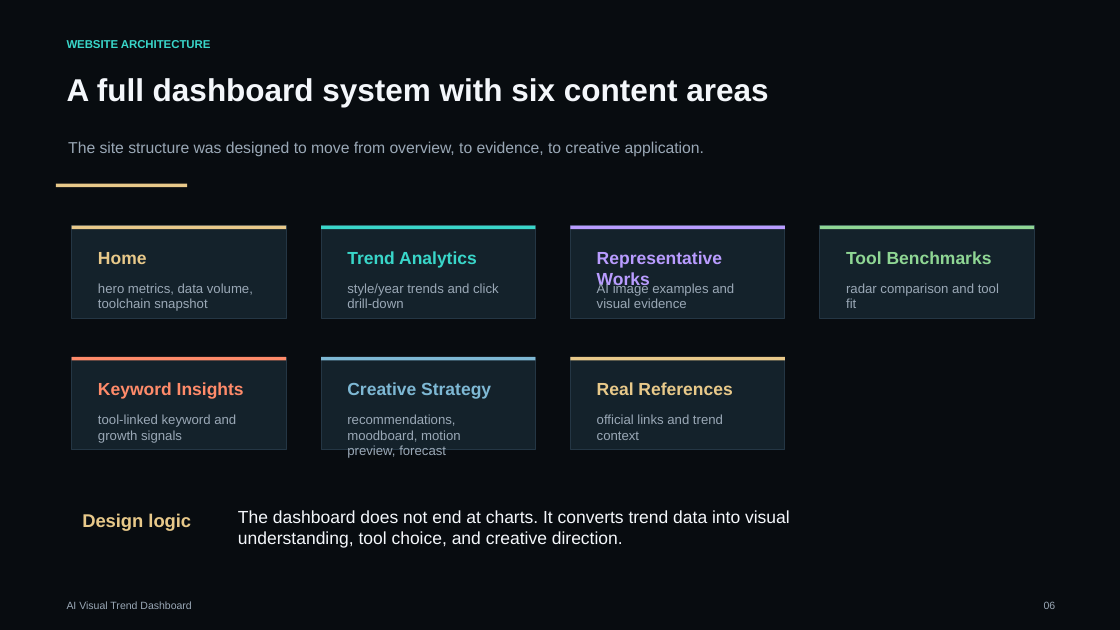
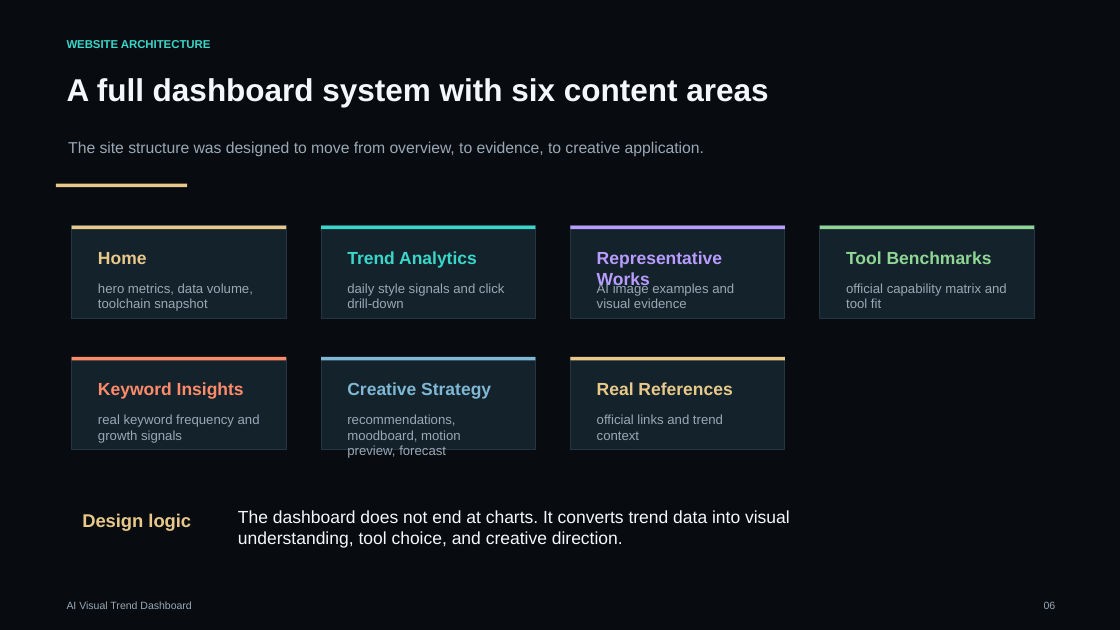
Before and after one commit to hedan-skku/ai-visual-trend-dashboard, a slide deck: slide 6 of AI_Visual_Trend_Dashboard_Presentation.pptx. Drawn at 1120x630 pixels with LibreOffice and Linux fonts; fonts in the diff are those of the drawing. Boxes give left, top, right and bottom in pixels: in the first picture for what was removed or moved away, otherwise in the second. Text is boxed around its words. In the diff, an @@ line names an element or a change of style, - is before the commit and + after.

Commit message:
Replace dashboard sample data with real DiffusionDB statistics

```diff
--- a/AI_Visual_Trend_Dashboard_Presentation.pptx
+++ b/AI_Visual_Trend_Dashboard_Presentation.pptx
@@ text at box(347, 283, 505, 308): text changed @@
-style/year trends and click drill-down
+daily style signals and click drill-down
@@ text at box(846, 283, 1007, 308): text changed @@
-radar comparison and tool fit
+official capability matrix and tool fit
@@ text at box(98, 414, 260, 443): text changed @@
-tool-linked keyword and growth signals
+real keyword frequency and growth signals
```
Also in this commit, not shown: 7 other slides changed, 1 slide added, 1 slide removed, 19 other files.
